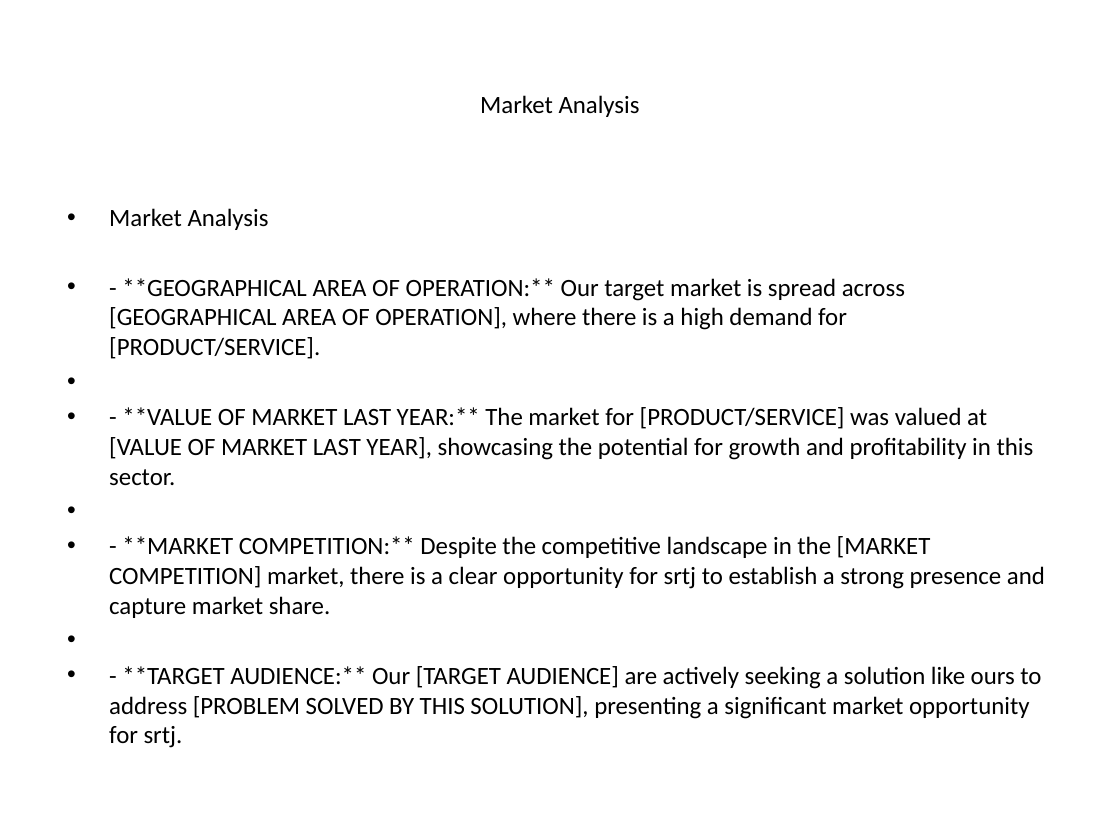
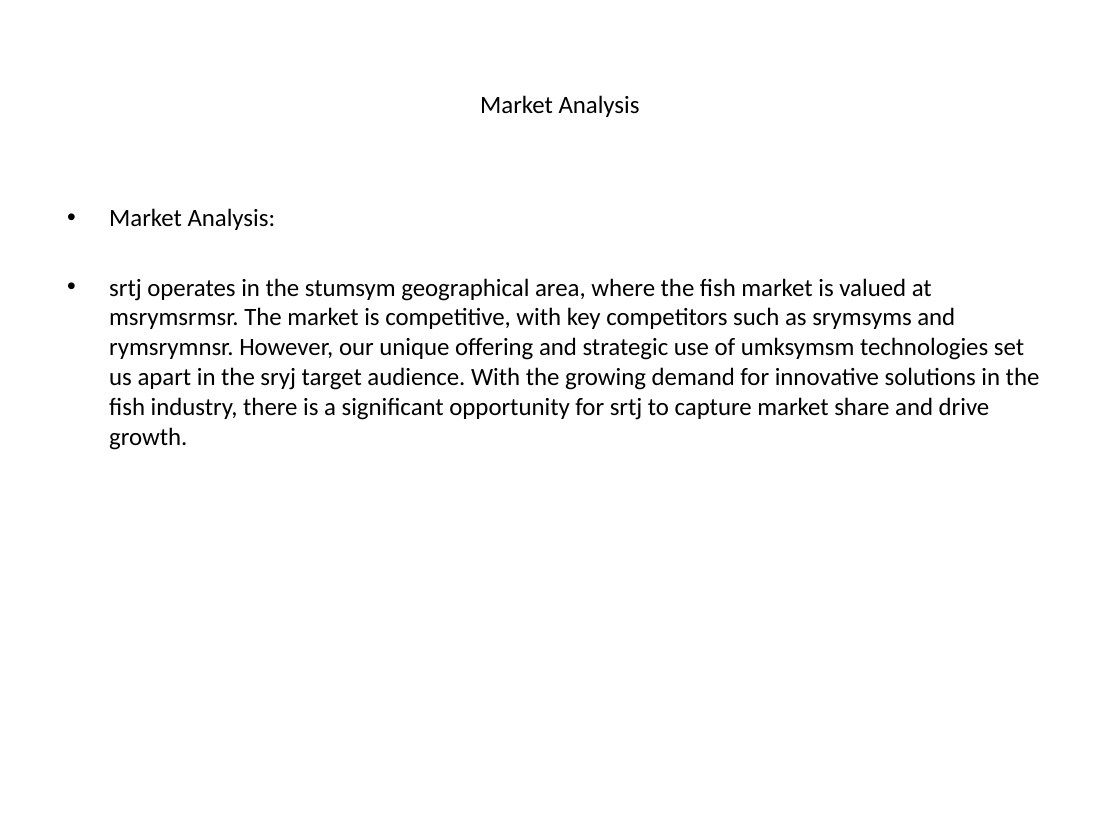
Before and after one commit to luhouyang/cantimagine, a slide deck: slide 3 of generated_ppt/_presentation.pptx. Drawn at 1120x840 pixels with LibreOffice and Linux fonts; fonts in the diff are those of the drawing. Boxes give left, top, right and bottom in pixels: in the first picture for what was removed or moved away, otherwise in the second. Text is boxed around its words. In the diff, an @@ line names an element or a change of style, - is before the commit and + after.

```diff
--- a/generated_ppt/_presentation.pptx
+++ b/generated_ppt/_presentation.pptx
@@ text at (x1=109, y1=208, x2=1040, y2=450): text changed @@
-• Market Analysis
-• - **GEOGRAPHICAL AREA OF OPERATION:** Our target market is spread across [GEOGRAPHICAL AREA OF OPERATION], where there is a high demand for [PRODUCT/SERVICE].
-• - **VALUE OF MARKET LAST YEAR:** The market for [PRODUCT/SERVICE] was valued at [VALUE OF MARKET LAST YEAR], showcasing the potential for growth and profitability in this sector.
-• - **MARKET COMPETITION:** Despite the competitive landscape in the [MARKET COMPETITION] market, there is a clear opportunity for srtj to establish a strong presence and capture market share.
-• - **TARGET AUDIENCE:** Our [TARGET AUDIENCE] are actively seeking a solution like ours to address [PROBLEM SOLVED BY THIS SOLUTION], presenting a significant market opportunity for srtj.
+• Market Analysis:
+• srtj operates in the stumsym geographical area, where the fish market is valued at msrymsrmsr. The market is competitive, with key competitors such as srymsyms and rymsrymnsr. However, our unique offering and strategic use of umksymsm technologies set us apart in the sryj target audience. With the growing demand for innovative solutions in the fish industry, there is a significant opportunity for srtj to capture market share and drive growth.
```
Also in this commit, not shown: 4 other slides changed, 2 other files.
